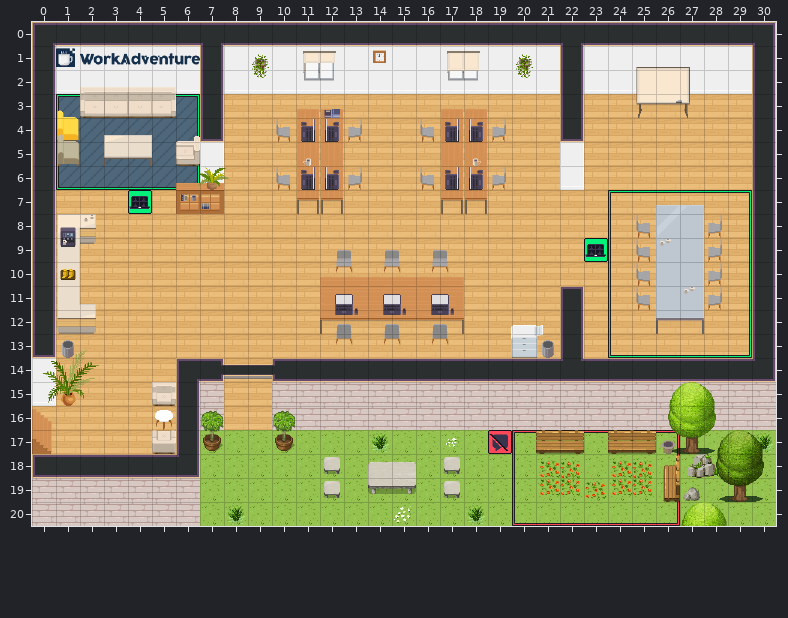
Tiled map (JSON): office.tmj. Above is the file before it was changed.
Cells are 32x32 px. Shown: x 0..30, y 0..20.
The same view after the edit:
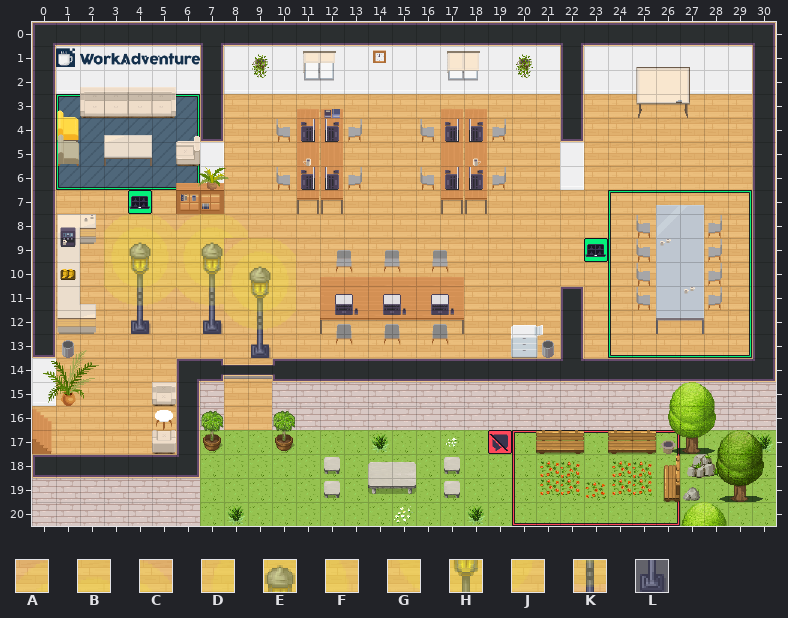
Key: from "Chunk 1": A 0, B 1, C 2, D 3, E 4, F 5, G 6, H 7, J 8, K 10, L 13.
_ is an empty cell, . an unchanged one.
See-through tiles are keyed as they look on the map.
Change:
--- layer "furniture/furniture3"
@@ x 3..10 @@
- 8 ______..
- 9 ________
-10 ________
-11 ._..____
-12 ._.._._.
-13 ......_.
+ 8 ABCABC..
+ 9 DEFDEABC
+10 GHJGHDEF
+11 .K..KGHJ
+12 .L..L.K.
+13 ......L.
